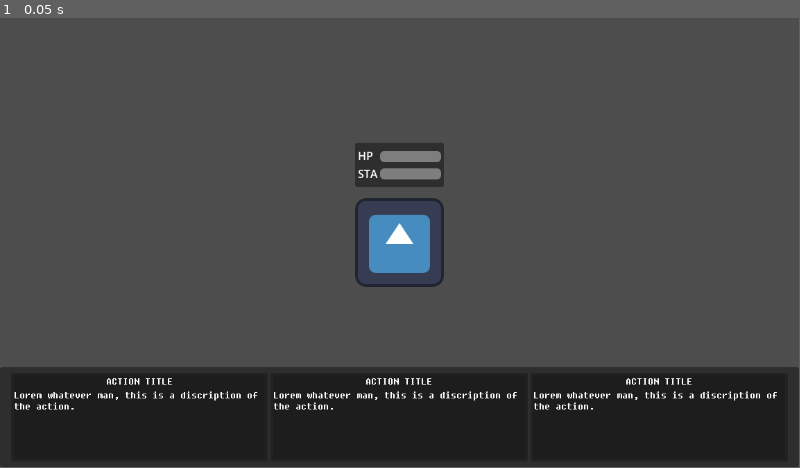
Above: before the commit, frame 1.
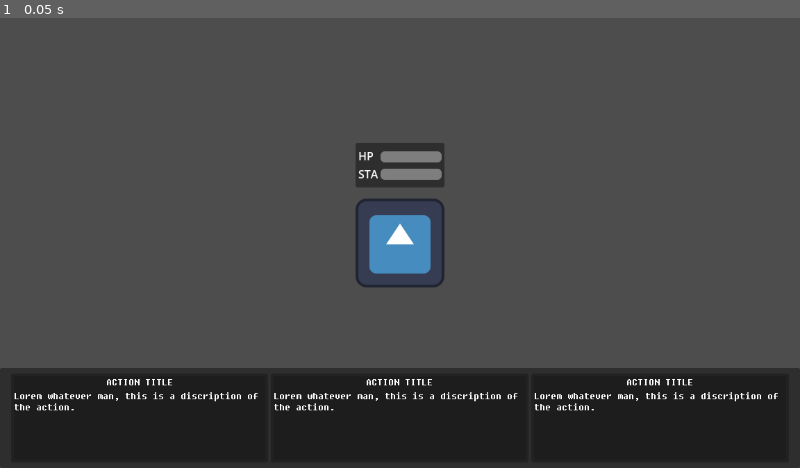
Above: after the commit, the same moment.

Repository: SuddenlySentient/Construct-1e
Game: Godot game, scene res://blank.tscn
Same seed, same stepped clock (60 frames per second), same inputs: the game is played once before the commit and once after it. The engine's default icon, where the game draws it, is replaced by a stand-in: a white triangle on a blue panel in a dark square.
Inputs:
- Up to frame 1 (0.05 s): no input
The window is 799x449 before the commit and 800x450 after it. Grey fills any space a smaller window leaves; there, only what the larger window draws over its background counts as a difference.

The runs differ from the first frame. In frame 1, 1.7% of the frame differs, in the area x 0-100%, y 0-88%.

Commit message:
fixxed UI scaling and did more work on UI

Diff:
--- a/blank.tscn
+++ b/blank.tscn
@@ -8,9 +8,10 @@
 [node name="Charater" parent="." instance=ExtResource("1_fmf21")]
 position = Vector2(576, 324)
 
-[node name="Combat UI" parent="." instance=ExtResource("2_7ntpg")]
-offset_right = 0.0
-offset_bottom = 0.0
-
 [node name="Camera2D" type="Camera2D" parent="."]
 position = Vector2(576, 324)
+
+[node name="Combat UI" parent="Camera2D" instance=ExtResource("2_7ntpg")]
+offset_top = 324.0
+offset_right = 0.0
+offset_bottom = 324.0
--- a/project.godot
+++ b/project.godot
@@ -14,3 +14,11 @@
 run/main_scene="res://blank.tscn"
 config/features=PackedStringArray("4.2", "Forward Plus")
 config/icon="res://icon.svg"
+
+[display]
+
+window/stretch/mode="viewport"
+
+[rendering]
+
+textures/canvas_textures/default_texture_filter=0
